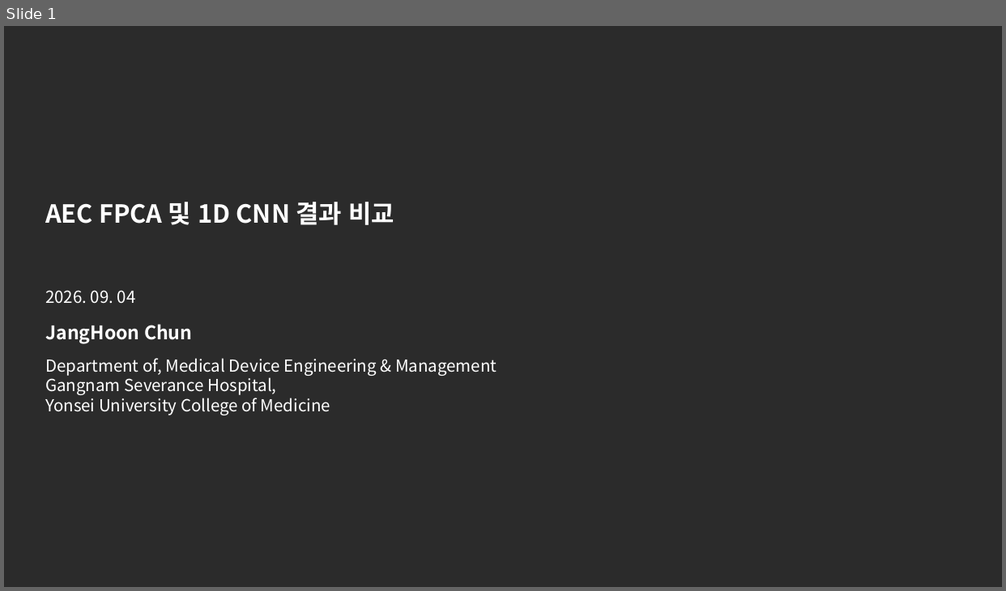
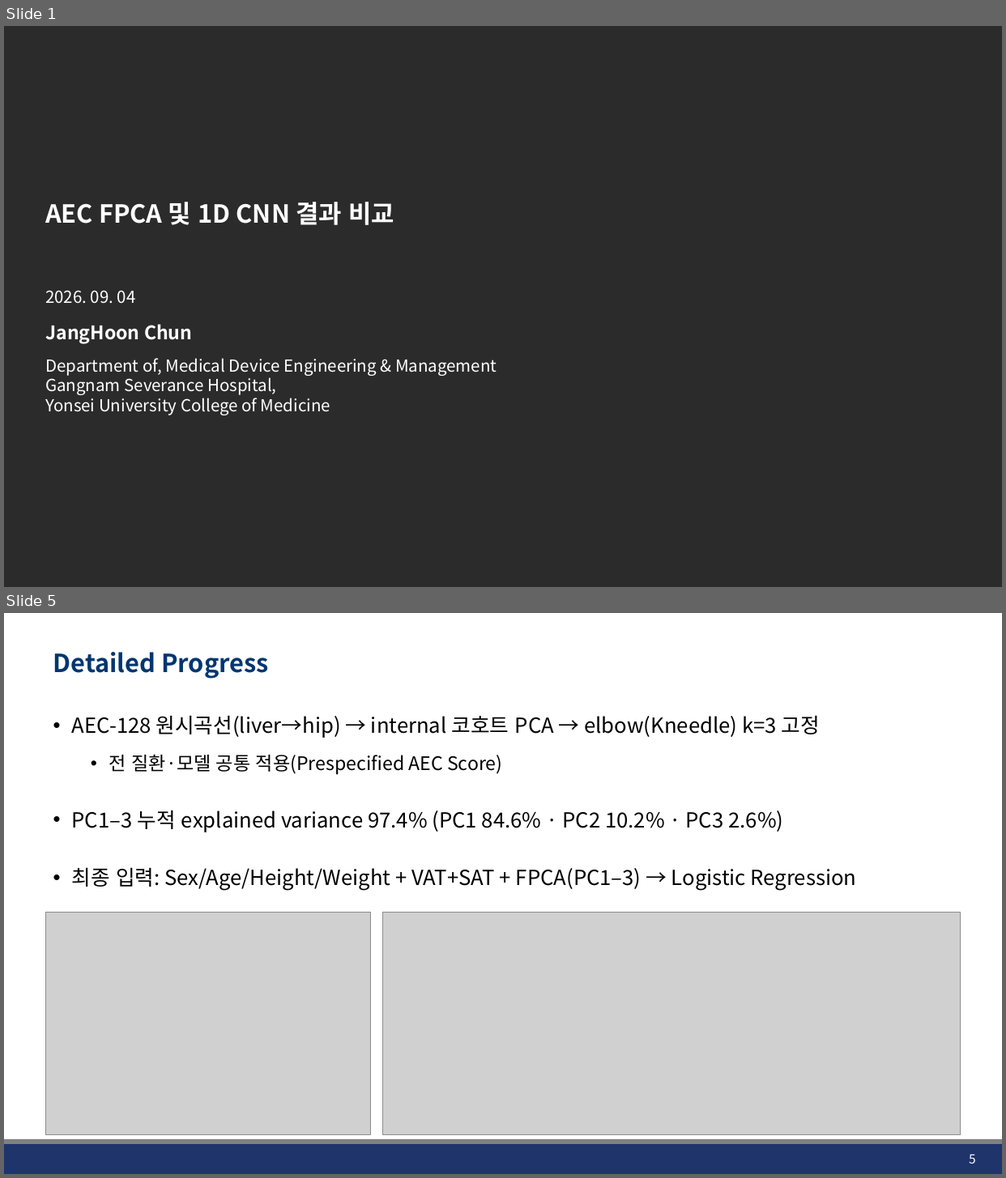
Before and after one commit to JHWannabe/Clinical_Study, a slide deck: docs/260904_AEC FPCA 및 1D CNN 결과 비교.pptx. Shown one above the other, each under a label of ours: slide 1 before the commit, slides 1 and 5 after it; the slides between them are not shown. The pictures are 1006x591 and 1006x1178 pixels, drawn with LibreOffice and Linux fonts; fonts in the diff are those of the drawing; grey boxes stand for pictures; background and template pictures are left out; a plain dark background stands for a picture behind light text. Boxes give left, top, right and bottom in pixels: in the first picture for what was removed or moved away, otherwise in the second. Text is boxed around its words. In the diff, an @@ line names an element or a change of style, - is before the commit and + after.

Commit message:
미팅 전 최종

```diff
--- a/docs/260904_AEC FPCA 및 1D CNN 결과 비교.pptx
+++ b/docs/260904_AEC FPCA 및 1D CNN 결과 비교.pptx
@@ slide 5 added at (x1=4, y1=613, x2=1002, y2=1174), background #FFFFFF @@
@@ title added at (x1=53, y1=652, x2=269, y2=679), 24 pt, text #023670, bold @@
+Detailed Progress
@@ text added at (x1=72, y1=715, x2=857, y2=891), 20 pt, text #000000 @@
+• AEC-128 원시곡선(liver→hip) → internal 코호트 PCA → elbow(Kneedle) k=3 고정
+  • 전 질환·모델 공통 적용(Prespecified AEC Score)
+• PC1–3 누적 explained variance 97.4% (PC1 84.6% · PC2 10.2% · PC3 2.6%)
+• 최종 입력: Sex/Age/Height/Weight + VAT+SAT + FPCA(PC1–3) → Logistic Regression
@@ picture added at (x1=46, y1=913, x2=371, y2=1135) @@
@@ picture added at (x1=383, y1=913, x2=960, y2=1135) @@
@@ rectangle added at (x1=4, y1=1144, x2=1002, y2=1174), fill #1F346B @@
@@ line added from (4, 1142) to (1002, 1142), #808080 4.5 pt @@
@@ page number added at (x1=969, y1=1154, x2=976, y2=1164), 12 pt, text #FFFFFF @@
+5
```
Also in this commit, not shown: 4 slides changed, 5 other slides added, 3 slides removed, 26 other files.
